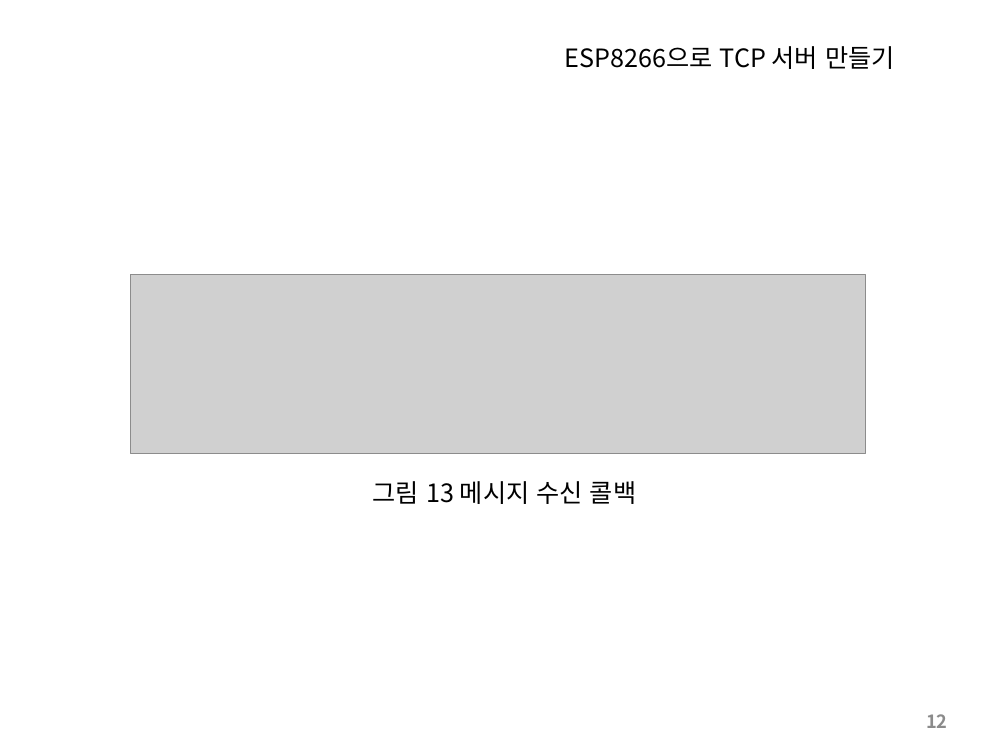
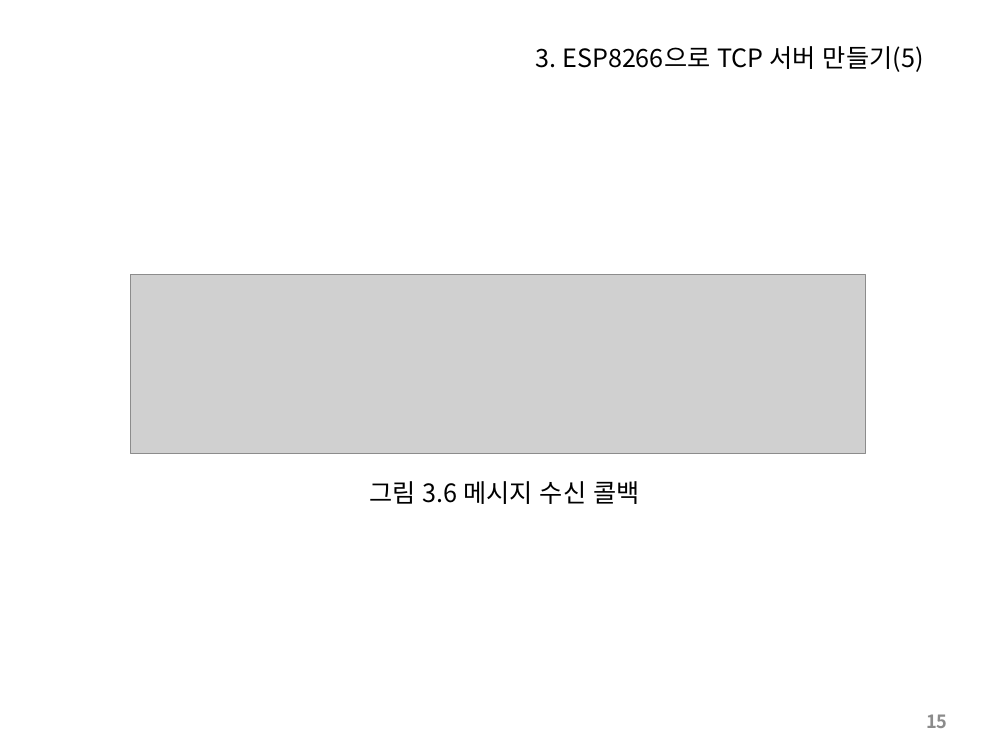
Before and after one commit to SleeperKKY/ESP8266, a slide deck: slide 15 of ESP8266 Direct Coding.pptx (slide 12 before the commit). Drawn at 1008x756 pixels with LibreOffice and Linux fonts; fonts in the diff are those of the drawing; grey boxes stand for pictures. Boxes give left, top, right and bottom in pixels: in the first picture for what was removed or moved away, otherwise in the second. Text is boxed around its words. In the diff, an @@ line names an element or a change of style, - is before the commit and + after.

```diff
--- a/ESP8266 Direct Coding.pptx
+++ b/ESP8266 Direct Coding.pptx
@@ text at box(536, 46, 924, 72): text changed @@
-ESP8266으로 TCP 서버 만들기
+3. ESP8266으로 TCP 서버 만들기(5)
@@ text at box(369, 481, 639, 504): text changed @@
-그림 13 메시지 수신 콜백
+그림 3.6 메시지 수신 콜백
@@ page number at box(926, 714, 947, 728): text changed @@
-12
+15
```
Also in this commit, not shown: 16 other slides changed, 4 slides added, 1 other file.
